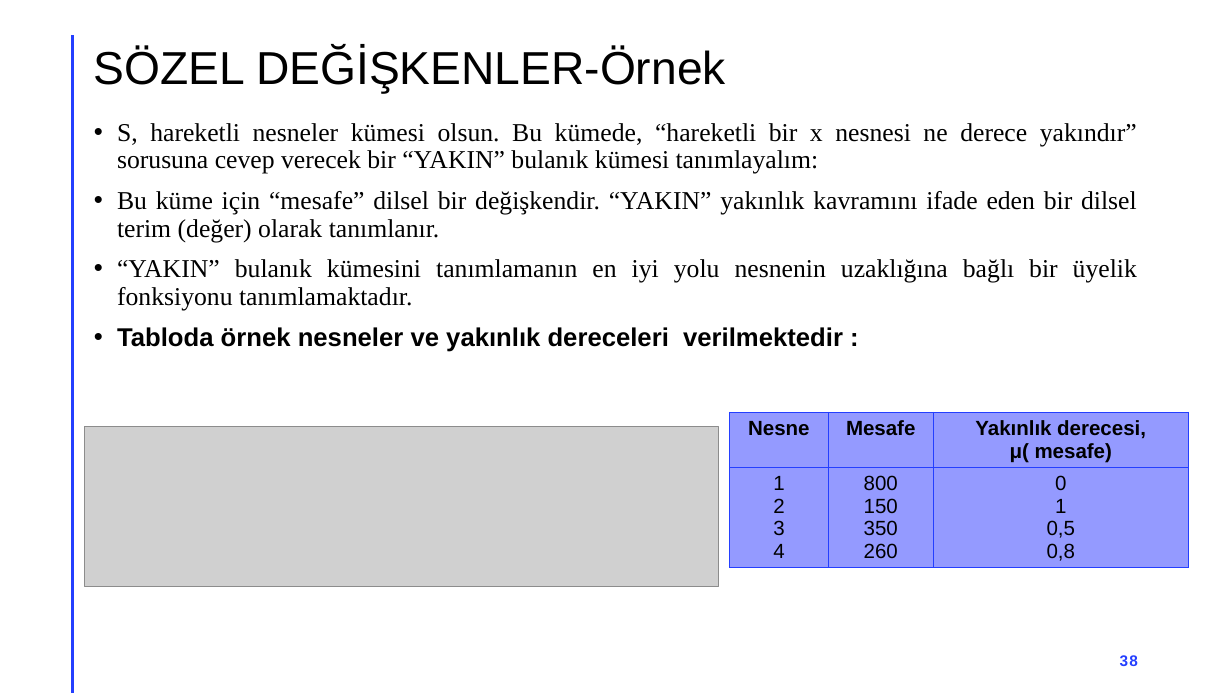
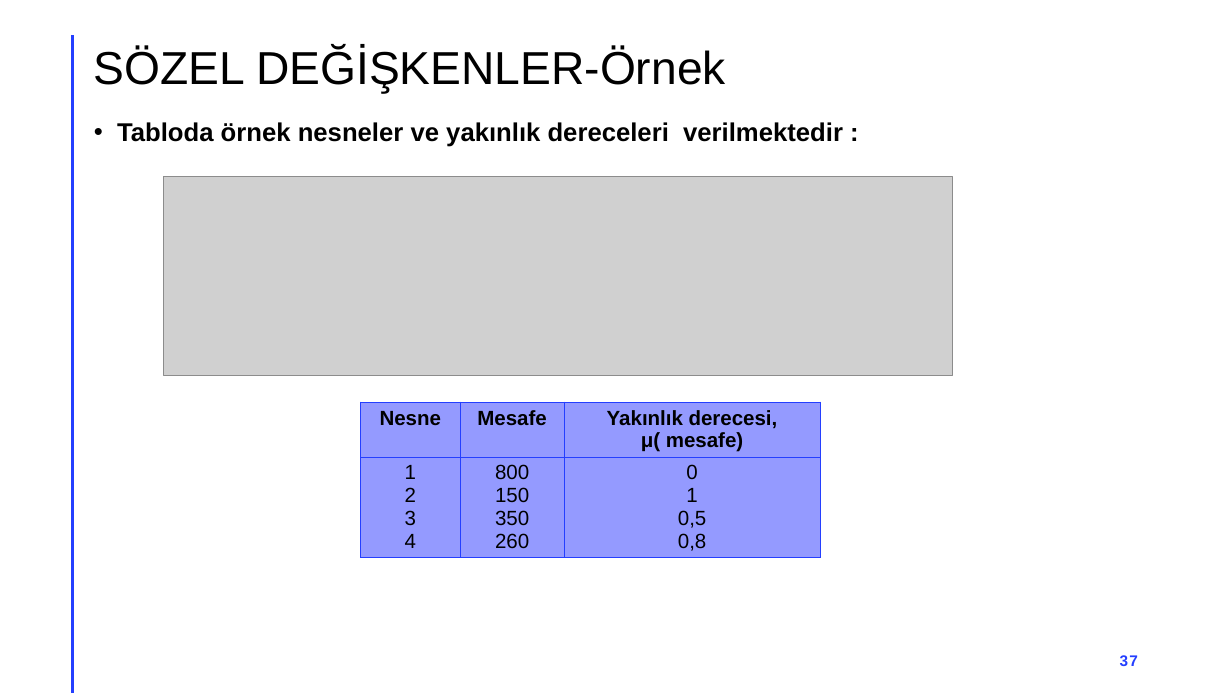
Before and after one commit to akaraci/Ileri-Bulanik-Mantik, a slide deck: slide 37 of Hafta-2.pptx (slide 38 before the commit). Drawn at 1232x693 pixels with LibreOffice and Linux fonts; fonts in the diff are those of the drawing; grey boxes stand for pictures. Boxes give left, top, right and bottom in pixels: in the first picture for what was removed or moved away, otherwise in the second. Text is boxed around its words. In the diff, an @@ line names an element or a change of style, - is before the commit and + after.

```diff
--- a/Hafta-2.pptx
+++ b/Hafta-2.pptx
@@ text at (x1=117, y1=123, x2=1137, y2=311): paragraphs removed @@
-• S, hareketli nesneler kümesi olsun. Bu kümede, “hareketli bir x nesnesi ne derece yakındır” sorusuna cevep verecek bir “YAKIN” bulanık kümesi tanımlayalım:
-• Bu küme için “mesafe” dilsel bir değişkendir. “YAKIN” yakınlık kavramını ifade eden bir dilsel terim (değer) olarak tanımlanır.
-• “YAKIN” bulanık kümesini tanımlamanın en iyi yolu nesnenin uzaklığına bağlı bir üyelik fonksiyonu tanımlamaktadır.
@@ picture resized from (x1=85, y1=427, x2=719, y2=587) to (x1=164, y1=177, x2=952, y2=375) @@
@@ table moved from (x1=729, y1=412, x2=1189, y2=579) to (x1=360, y1=402, x2=820, y2=568) @@
@@ page number at (x1=1120, y1=655, x2=1138, y2=666): text changed @@
-38
+37
```
Also in this commit, not shown: 24 other slides changed, 1 slide removed, 2 other files.
